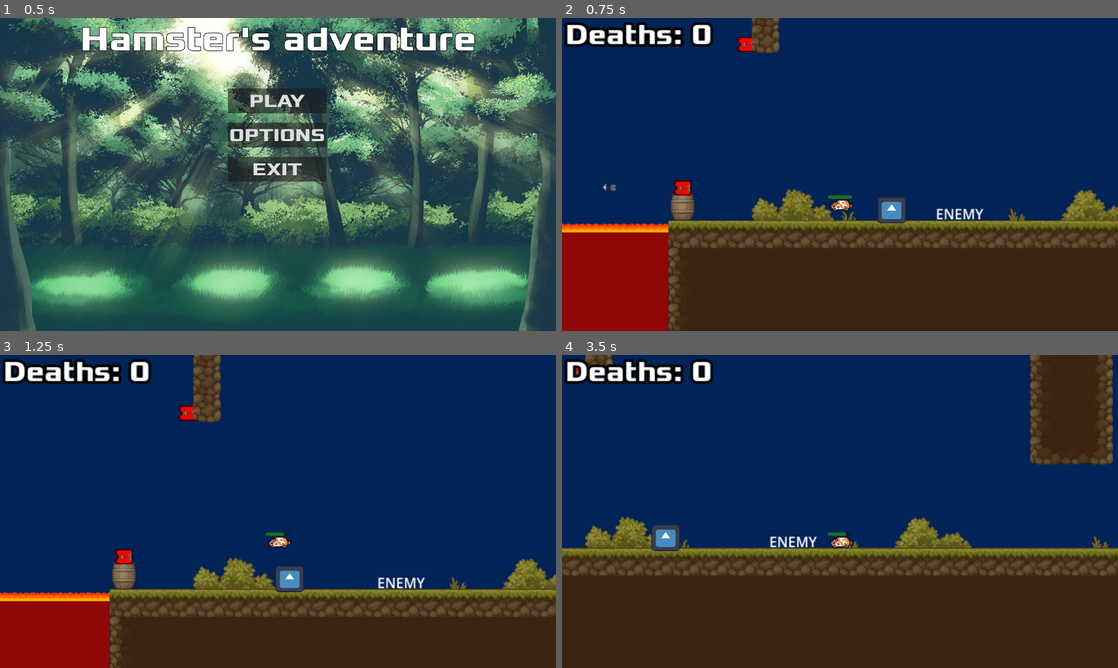
Above: before the commit, frames 1-4 (two rows, left to right).
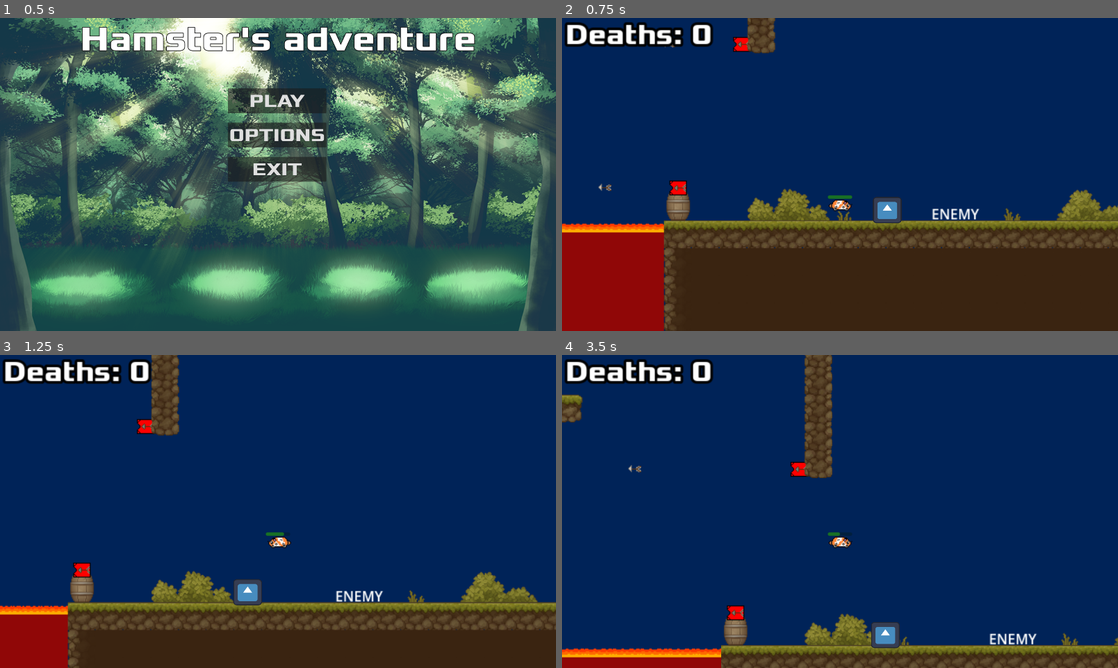
Above: after the commit, the same moments.

Repository: Afromentiii/Licencjat
Game: Godot game, scene res://Scenes/control.tscn
Same seed, same stepped clock (60 frames per second), same inputs: the game is played once before the commit and once after it. The engine's default icon, where the game draws it, is replaced by a stand-in: a white triangle on a blue panel in a dark square.
Inputs:
- Up to frame 1 (0.5 s): no input
- Up to frame 2 (0.75 s): click "PLAY" at 0.5 s
- Up to frame 3 (1.25 s): no input
- Up to frame 4 (3.5 s): hold D (right) 1.28-2.78 s; tap Space (jump) at 1.52, 2.27 s; hold A (left) from 2.78 s (still down)

Frame 1 is identical in both runs. In frame 2, 4.0% of the frame differs, in the area x 0-100%, y 0-100%; in frame 3, 16%; in frame 4, 46%.

Commit message:
BEGIN OF MACHINE LEARNING

Diff:
--- a/Scenes/world.tscn
+++ b/Scenes/world.tscn
@@ -2173,13 +2173,19 @@
 var respawnPosition = Vector2(10,10)
 var direction = 0
 var KeyJump
+var move_Array = []
+var randomMove : int
+
+func learning():
+	randomMove = randi() % 4
+	var moveScene = preload(\"res://move.tscn\").instantiate()
+	moveScene.get_node(\"Timer\").move = randomMove
+	self.add_child(moveScene)
 
 
 func endGame():
 	var menu : PackedScene = preload(\"res://Scenes/control.tscn\")
 	get_tree().change_scene_to_packed(menu)
-
-
 
 
 func enemyDMG():
@@ -2211,6 +2217,7 @@
 	velocity.y = JUMP_VELOCITY
 
 func _physics_process(delta):
+	learning()
 
 	if not is_on_floor():
 		velocity.y += gravity * delta
Not shown, added: Scenes/Moves/conf.txt
